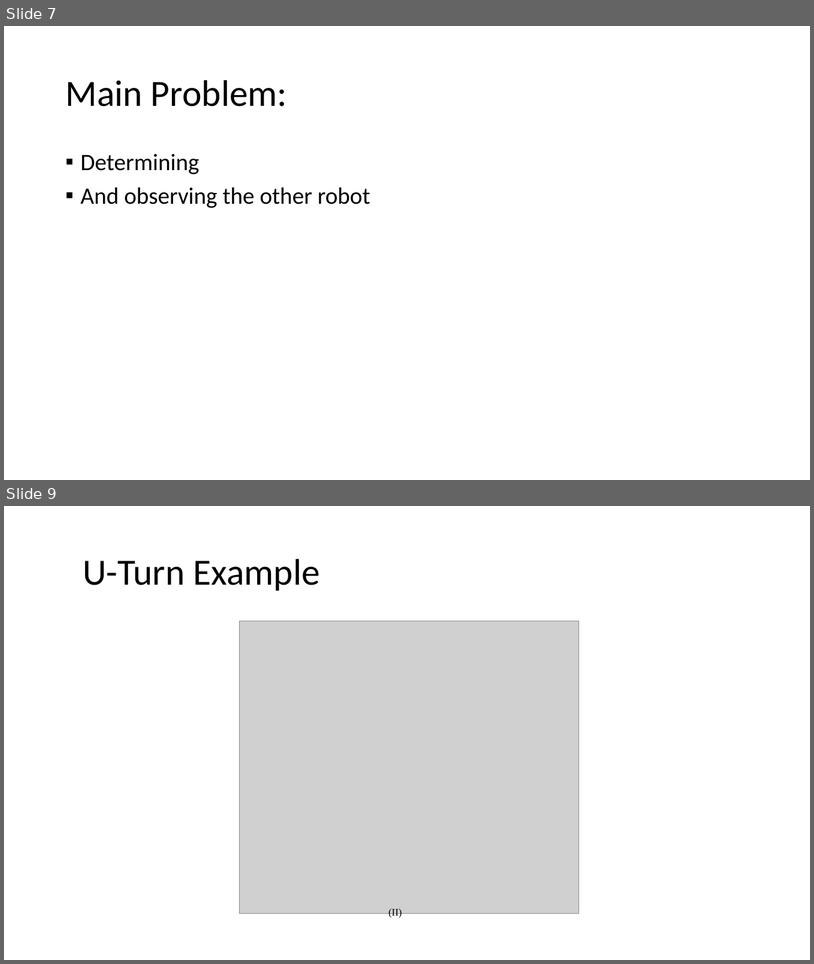
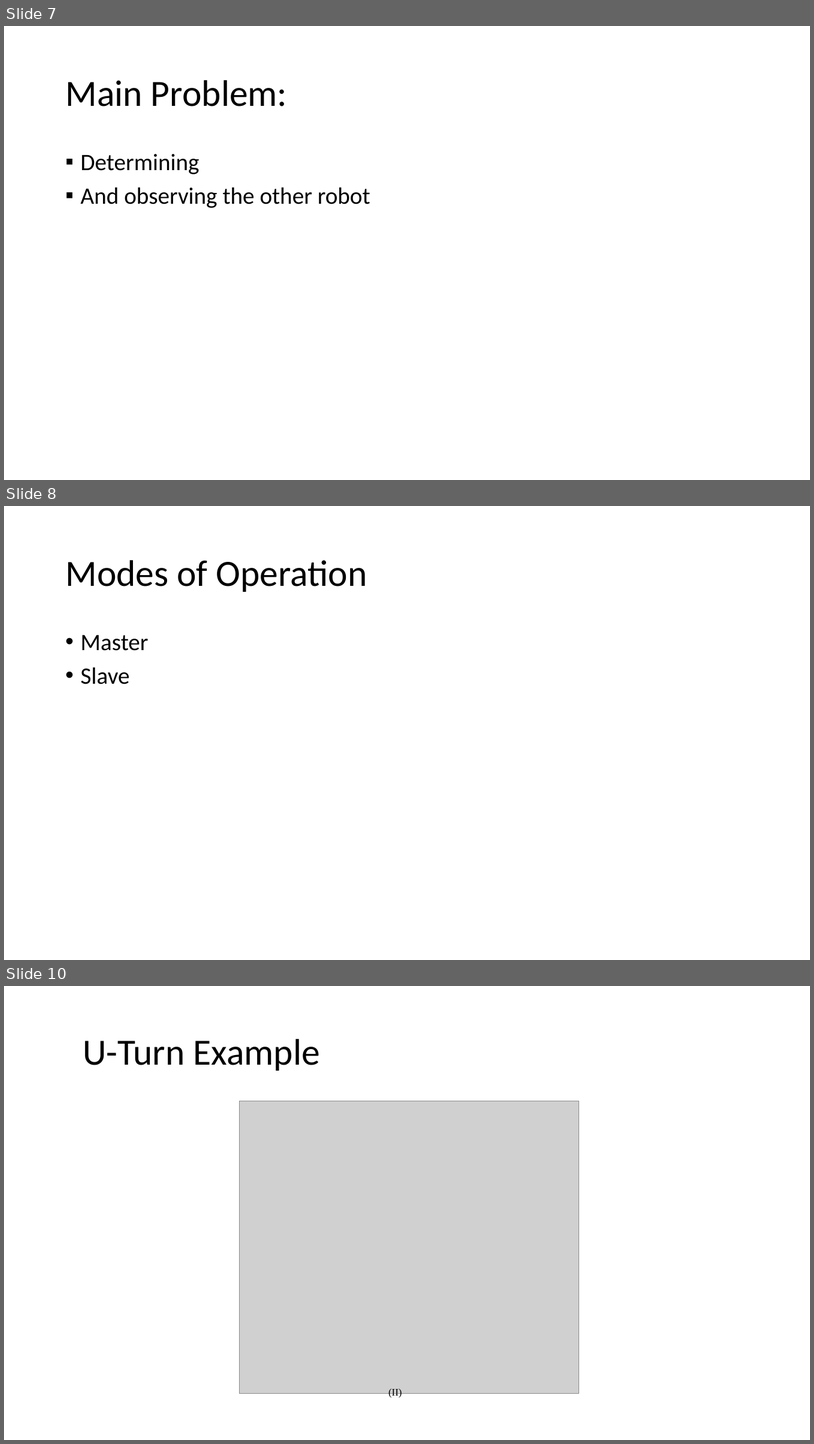
Before and after one commit to emredogan7/METU-EE-2017-2018-Capstone-Design-Project-Repository, a slide deck: sunum_/Birleştirilmiş.pptx. Shown one above the other, each under a label of ours: slides 7 and 9 before the commit, slides 7, 8 and 10 after it; the slides between them are not shown. The pictures are 814x964 and 814x1444 pixels, drawn with LibreOffice and Linux fonts; fonts in the diff are those of the drawing; grey boxes stand for pictures. Boxes give left, top, right and bottom in pixels: in the first picture for what was removed or moved away, otherwise in the second. Text is boxed around its words. In the diff, an @@ line names an element or a change of style, - is before the commit and + after.

```diff
--- a/sunum_/Birleştirilmiş.pptx
+++ b/sunum_/Birleştirilmiş.pptx
@@ slide 8 added at <box>4,506,810,960</box>, background #FFFFFF @@
@@ title added at <box>65,560,368,592</box>, 44 pt, text #000000 @@
+Modes of Operation
@@ text added at <box>81,635,149,684</box>, 28 pt, text #000000 @@
+• Master
+• Slave
@@ what was slide 9 is now slide 10 @@
```
Also in this commit, not shown: 3 slides changed, 3 other slides added, 3 slides removed.
